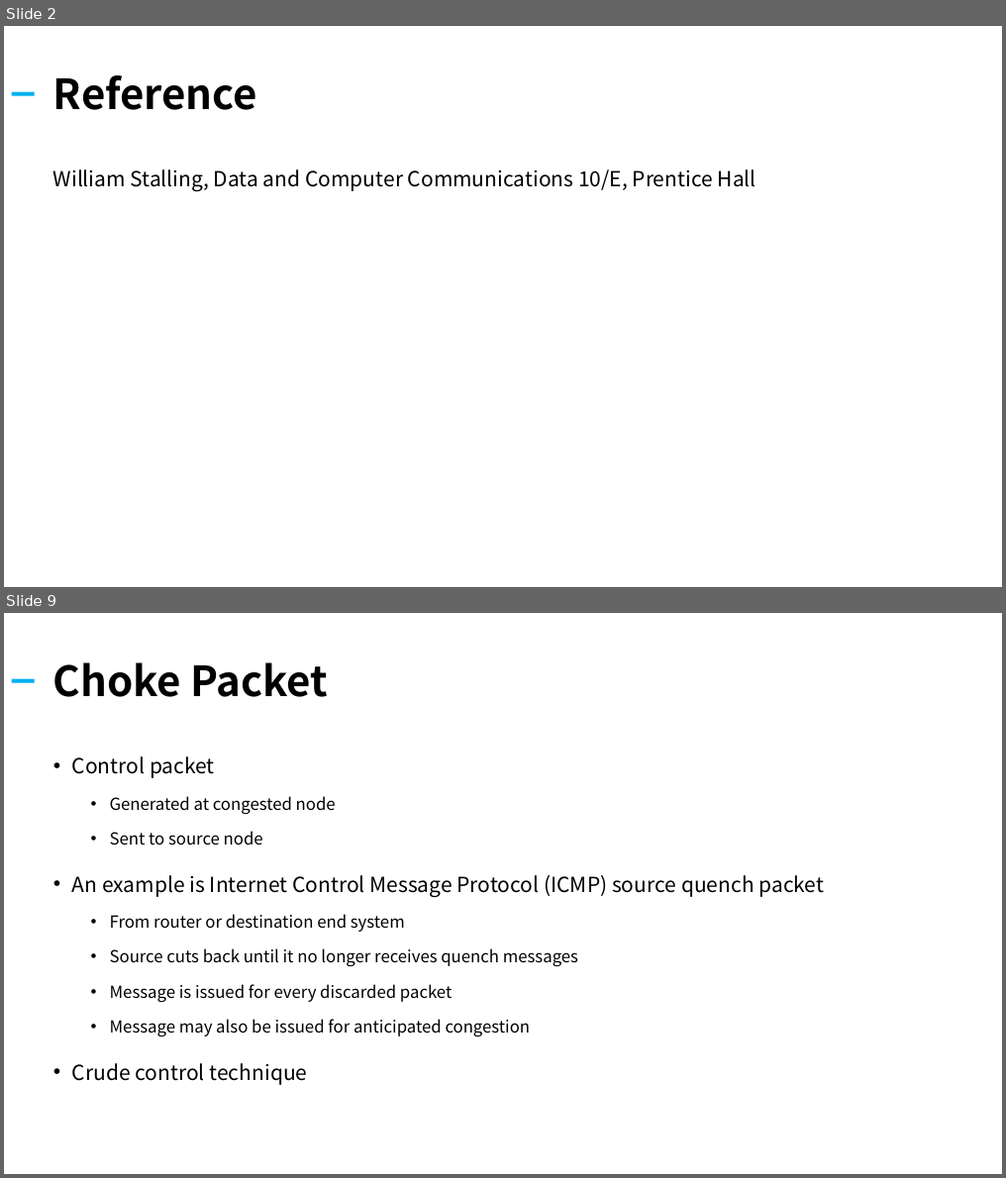
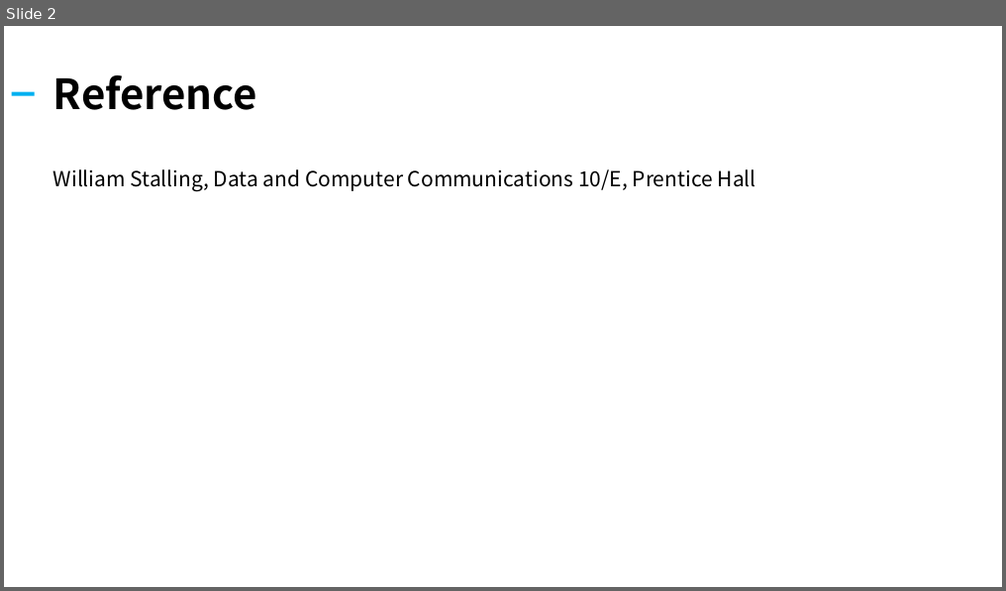
Before and after one commit to kiku99/AWS, a slide deck: Network/12. Network Internet Application.pptx. Shown one above the other, each under a label of ours: slides 2 and 9 before the commit, slide 2 after it; the slides between them are not shown. The pictures are 1006x1178 and 1006x591 pixels, drawn with LibreOffice and Linux fonts; fonts in the diff are those of the drawing. Boxes give left, top, right and bottom in pixels: in the first picture for what was removed or moved away, otherwise in the second. Text is boxed around its words. In the diff, an @@ line names an element or a change of style, - is before the commit and + after.

```diff
--- a/Network/12. Network Internet Application.pptx
+++ b/Network/12. Network Internet Application.pptx
@@ slide 9 removed at (4,613,1002,1174), background #FFFFFF @@
@@ title removed at (54,663,329,697) @@
-Choke Packet
@@ rectangle removed at (12,679,35,682) @@
@@ text removed at (72,757,824,1085) @@
-• Control packet
-  • Generated at congested node
-  • Sent to source node
-• An example is Internet Control Message Protocol (ICMP) source quench packet
-  • From router or destination end system
-  • Source cuts back until it no longer receives quench messages
-  • Message is issued for every discarded packet
-  • Message may also be issued for anticipated congestion
-• Crude control technique
```
Also in this commit, not shown: 1 slide changed, 21 slides added, 19 other slides removed, 1 other file.
